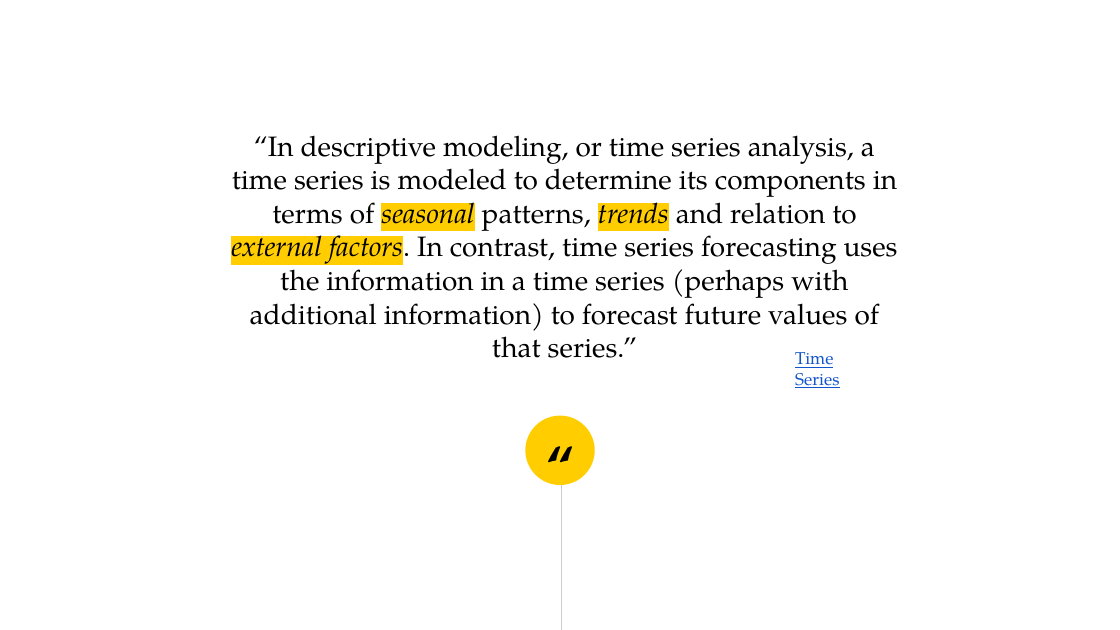
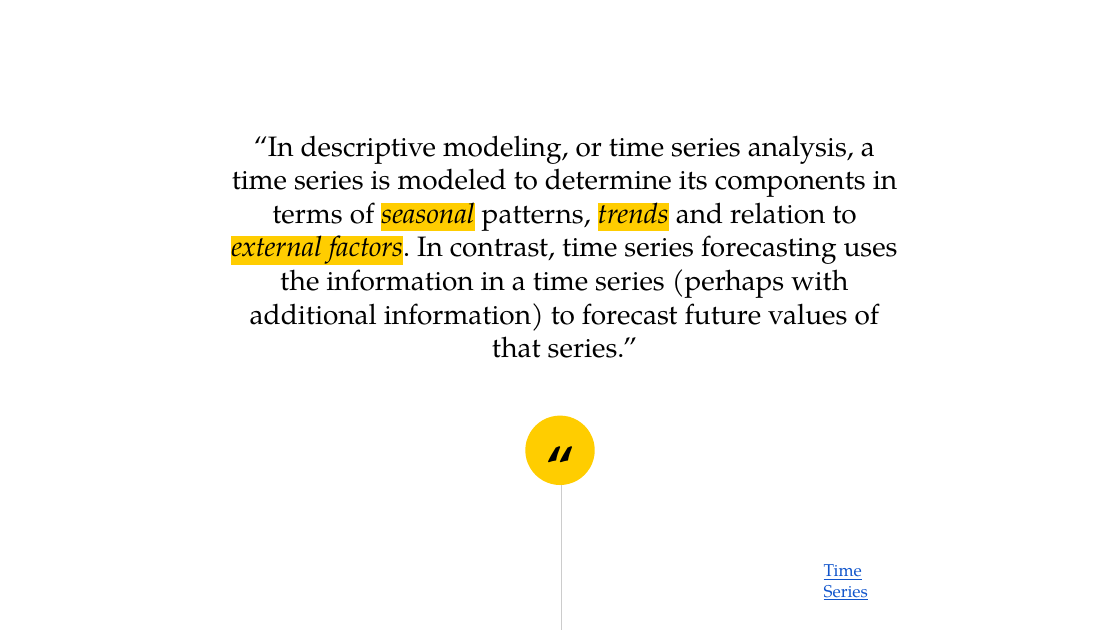
Before and after one commit to gvo34/energy-solar, a slide deck: slide 3 of Energy Solar ppt final version.pptx. Drawn at 1120x630 pixels with LibreOffice and Linux fonts; fonts in the diff are those of the drawing. Boxes give left, top, right and bottom in pixels: in the first picture for what was removed or moved away, otherwise in the second. Text is boxed around its words. In the diff, an @@ line names an element or a change of style, - is before the commit and + after.

Commit message:
update text

```diff
--- a/Energy Solar ppt final version.pptx
+++ b/Energy Solar ppt final version.pptx
@@ text "Time Series": place and size @@
-text "Time Series" at bbox=[795, 352, 839, 388]
+text "Time Series" at bbox=[824, 564, 868, 600]
```
Also in this commit, not shown: 3 other slides changed, 2 slides removed.
